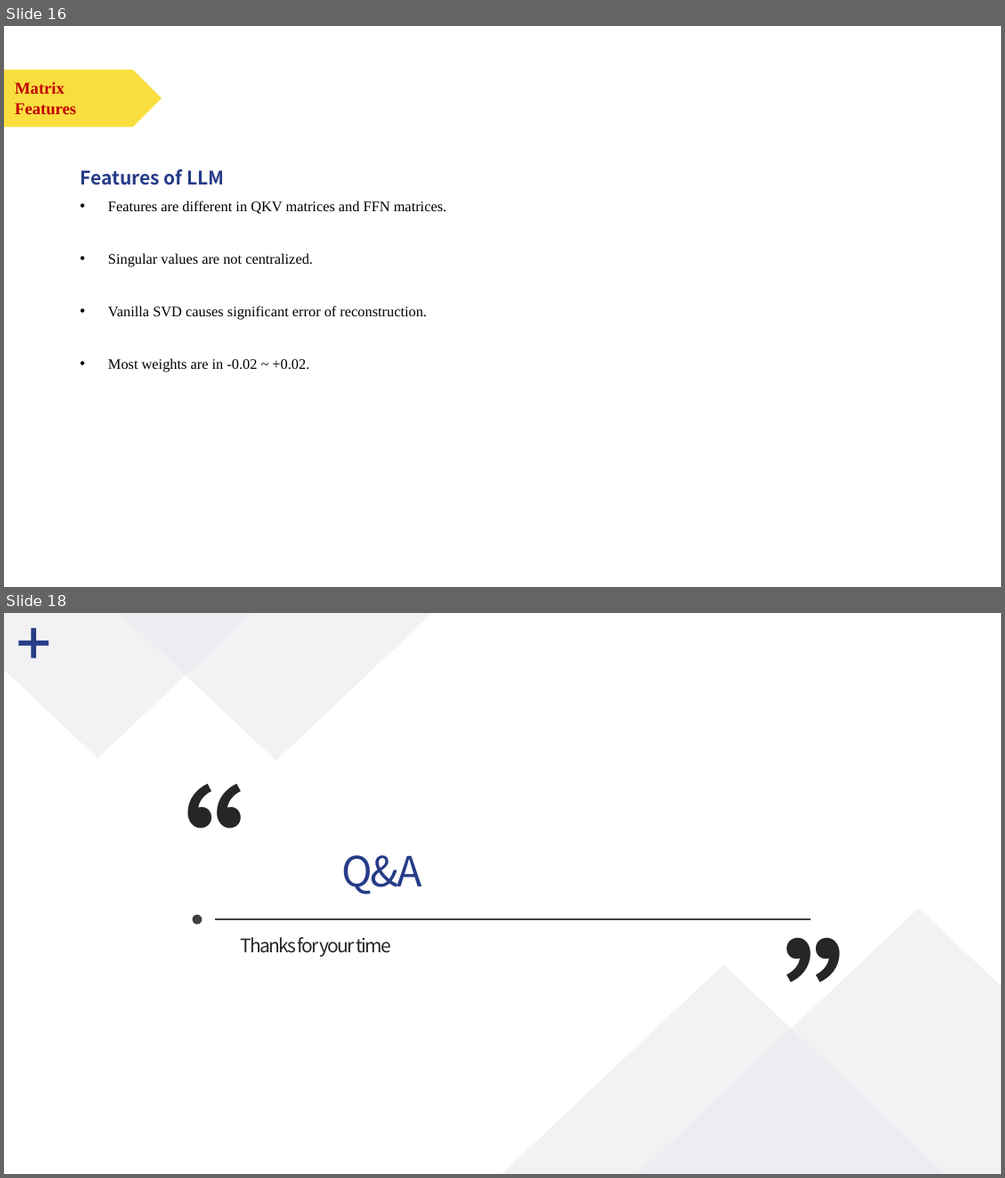
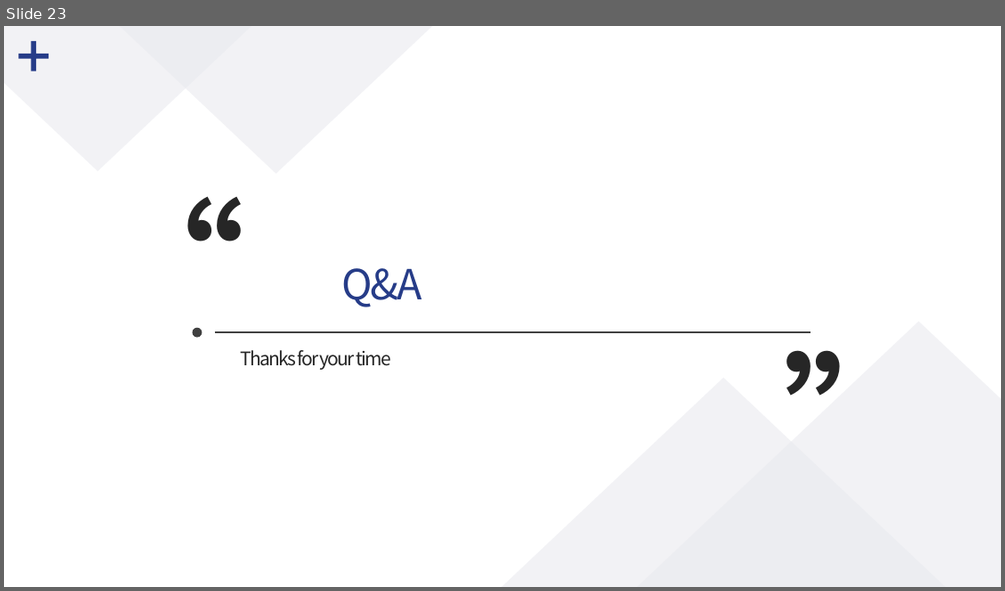
Before and after one commit to polarispw/MSBD5014-IP, a slide deck: docs/Matrix Factorization & LLM Compression.pptx. Shown one above the other, each under a label of ours: slides 16 and 18 before the commit, slide 23 after it; the slides between them are not shown. The pictures are 1005x1178 and 1005x591 pixels, drawn with LibreOffice and Linux fonts; fonts in the diff are those of the drawing. Boxes give left, top, right and bottom in pixels: in the first picture for what was removed or moved away, otherwise in the second. Text is boxed around its words. In the diff, an @@ line names an element or a change of style, - is before the commit and + after.

```diff
--- a/docs/Matrix Factorization & LLM Compression.pptx
+++ b/docs/Matrix Factorization & LLM Compression.pptx
@@ slide 16 removed at <box>4,26,1001,587</box>, background #FFFFFF @@
@@ pentagon arrow removed at <box>4,70,162,127</box> @@
@@ text removed at <box>15,87,113,111</box> @@
-CPU设计
@@ text removed at <box>15,82,76,115</box> @@
-Matrix
-Features
@@ text removed at <box>80,169,446,372</box> @@
-Features of LLM
-• Features are different in QKV matrices and FFN matrices.
-• Singular values are not centralized.
-• Vanilla SVD causes significant error of reconstruction.
-• Most weights are in -0.02 ~ +0.02.
@@ what was slide 18 is now slide 23 @@
```
Also in this commit, not shown: 3 slides changed, 8 slides added, 2 other slides removed, 47 other files.
